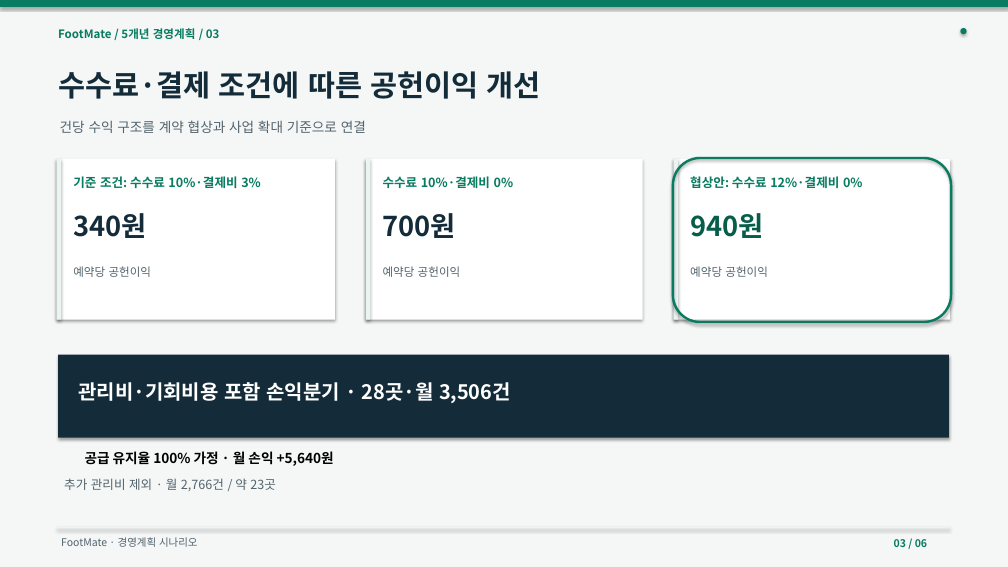
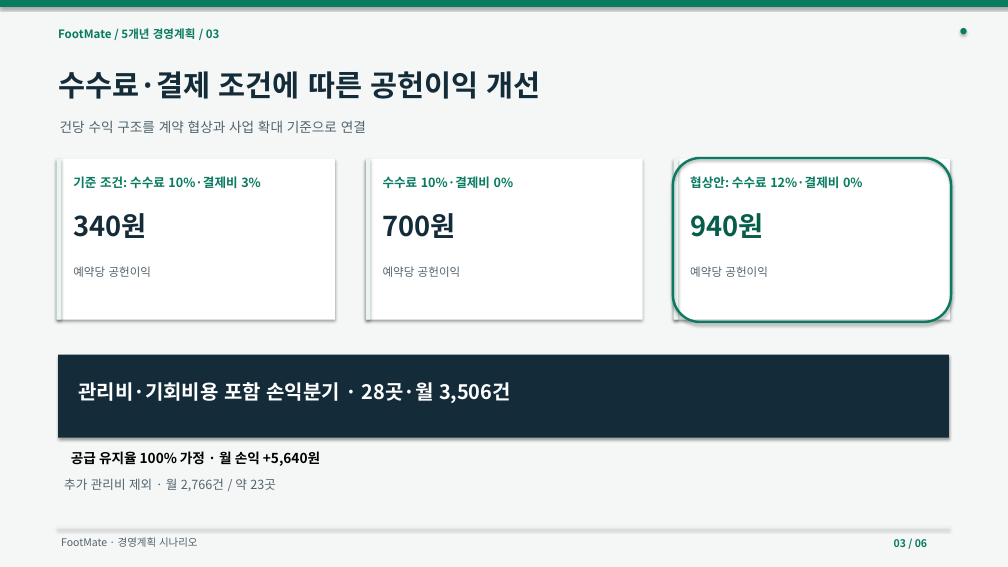
Before and after one commit to dohyunkimmm/footmate-case-study, a slide deck: slide 3 of src/case-study/downloads/footmate_5year_strategy.pptx. Drawn at 1008x567 pixels with LibreOffice and Linux fonts; fonts in the diff are those of the drawing. Boxes give left, top, right and bottom in pixels: in the first picture for what was removed or moved away, otherwise in the second. Text is boxed around its words. In the diff, an @@ line names an element or a change of style, - is before the commit and + after.

```diff
--- a/src/case-study/downloads/footmate_5year_strategy.pptx
+++ b/src/case-study/downloads/footmate_5year_strategy.pptx
@@ text "공급 유지율 100% 가정 · ...": place and size @@
-text "공급 유지율 100% 가정 · ..." at <box>85,451,334,466</box>
+text "공급 유지율 100% 가정 · ..." at <box>71,450,320,468</box>
```
Also in this commit, not shown: 1 other slide changed, 6 other files.
